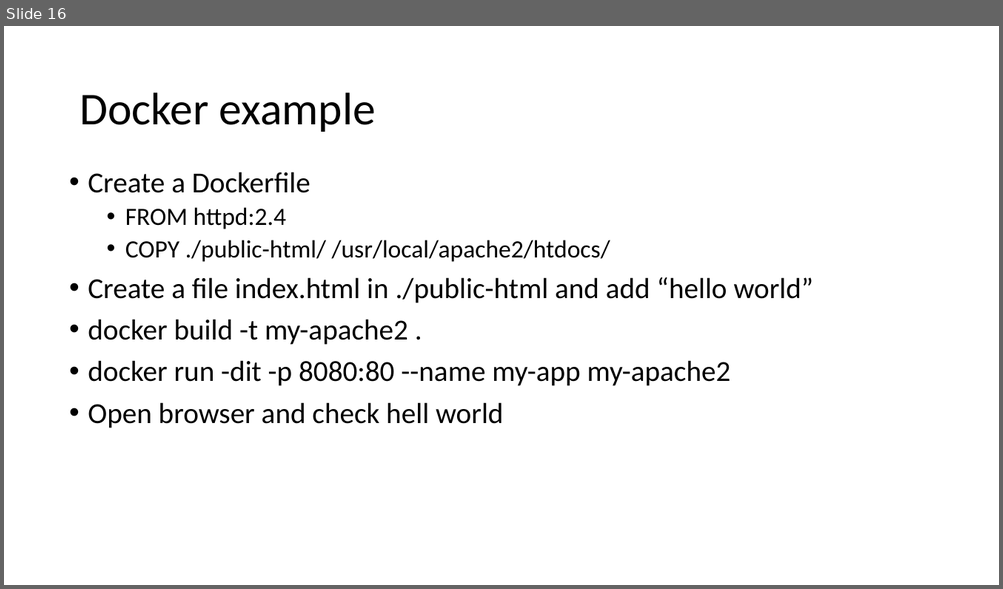
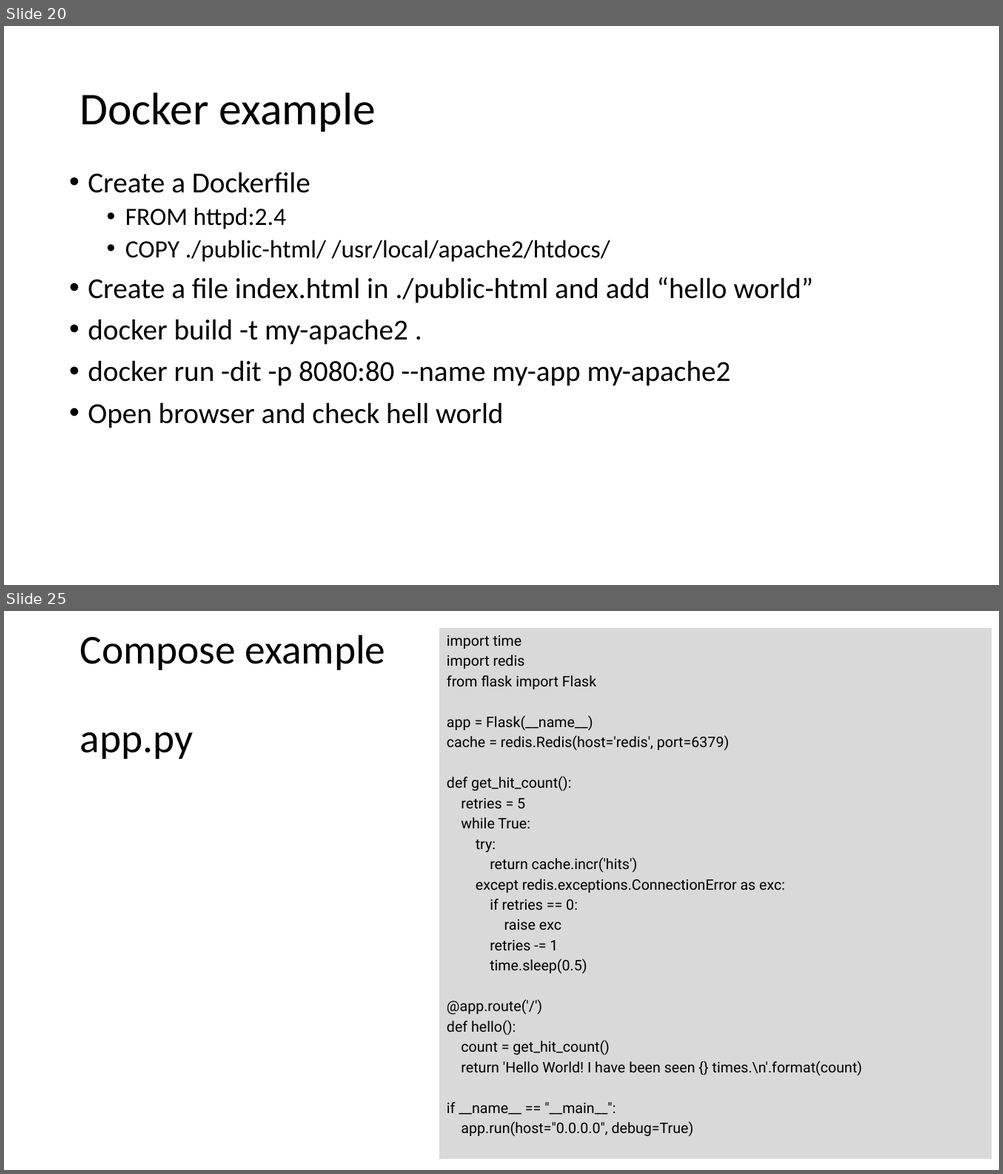
Before and after one commit to uwacsp/cits5503, a slide deck: Lectures/CITS5503Virtualisation.pptx. Shown one above the other, each under a label of ours: slide 16 before the commit, slides 20 and 25 after it; the slides between them are not shown. The pictures are 1003x589 and 1003x1174 pixels, drawn with LibreOffice and Linux fonts; fonts in the diff are those of the drawing. Boxes give left, top, right and bottom in pixels: in the first picture for what was removed or moved away, otherwise in the second. Text is boxed around its words. In the diff, an @@ line names an element or a change of style, - is before the commit and + after.

```diff
--- a/Lectures/CITS5503Virtualisation.pptx
+++ b/Lectures/CITS5503Virtualisation.pptx
@@ slide 25 added at (x1=4, y1=611, x2=999, y2=1170), background #FFFFFF @@
@@ rectangle added at (x1=439, y1=628, x2=991, y2=1159), fill #D9D9D9, 14 pt, text #000000 @@
+import time
+import redis
+from flask import Flask
+app = Flask(__name__)
+cache = redis.Redis(host='redis', port=6379)
+def get_hit_count():
+retries = 5
+while True:
+try:
+return cache.incr('hits')
+except redis.exceptions.ConnectionError as exc:
+if retries == 0:
+raise exc
+retries -= 1
+time.sleep(0.5)
+@app.route('/')
+def hello():
+count = get_hit_count()
+return 'Hello World! I have been seen {} times.\n'.format(count)
+if __name__ == "__main__":
+app.run(host="0.0.0.0", debug=True)
@@ title added at (x1=79, y1=635, x2=386, y2=759), 39.6 pt, text #000000 @@
+Compose example
+app.py
@@ what was slide 16 is now slide 20 @@
```
Also in this commit, not shown: 1 slide changed, 20 other slides added, 1 slide removed, 4 other files.
